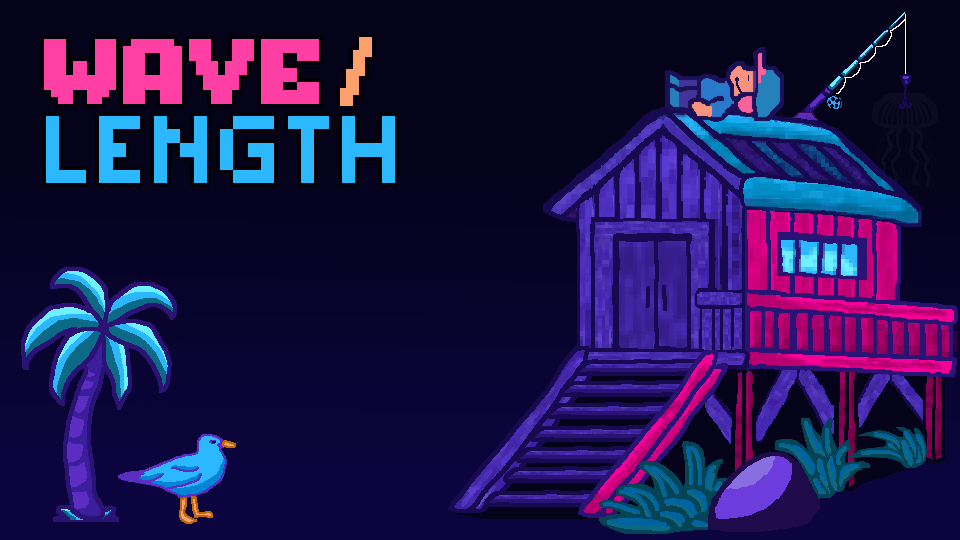
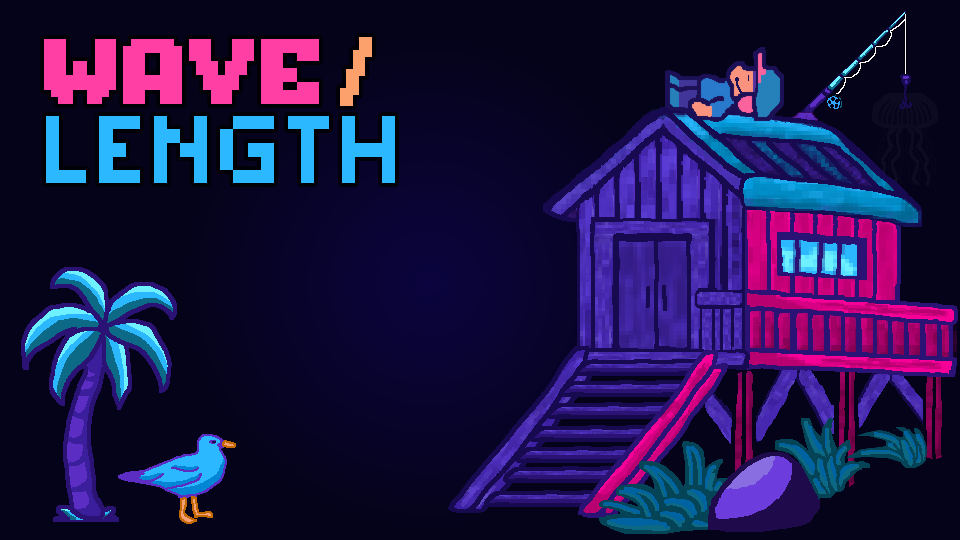
Layered file, before and after one edit (w=960, h=540). Changes by layer:
painted on "radio-hut" over [0, 51, 576, 512]
painted on "Paint Layer 1 (pasted)" (1st of 3) over [256, 192, 577, 384]
painted on "bg1" over [0, 51, 960, 540]
painted on "Background" over [0, 51, 960, 540]